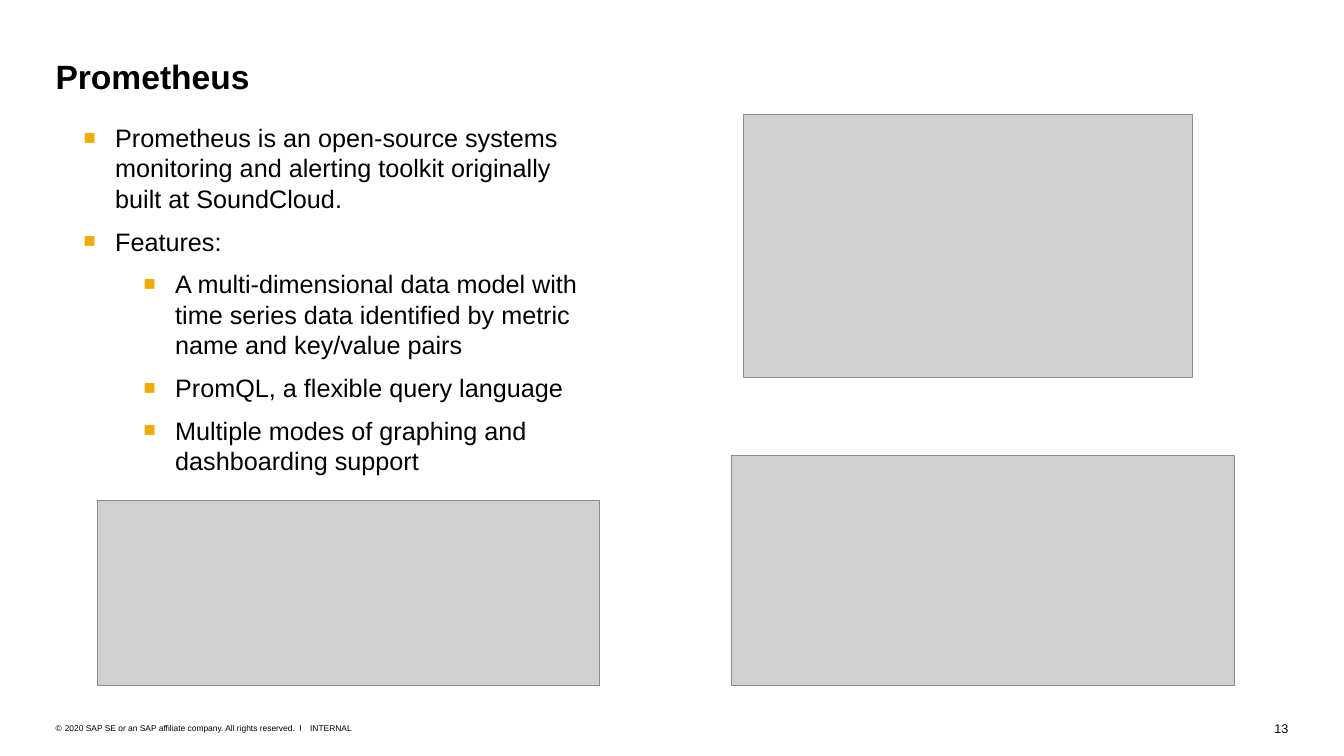
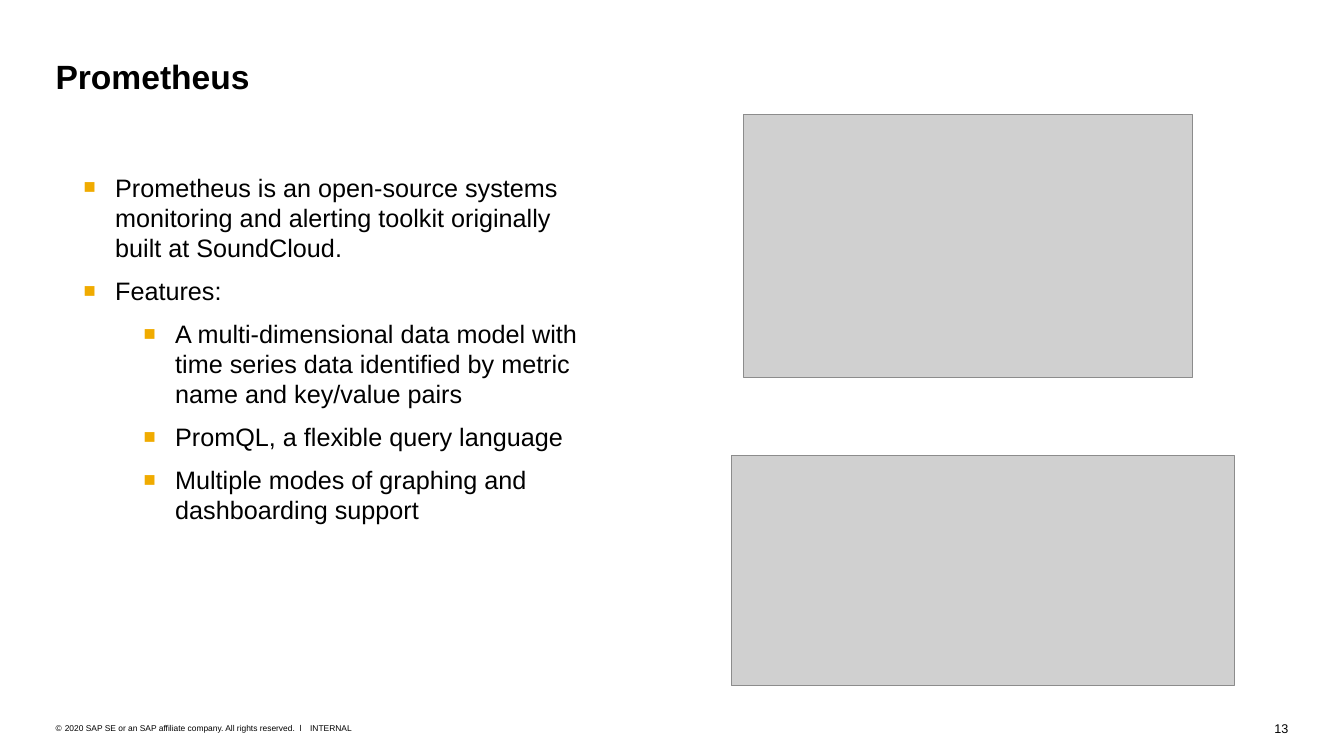
Before and after one commit to Voidkai/Survey_on_NoSQL, a slide deck: slide 13 of NoSQL/The_Survey_On_TSDB.pptx. Drawn at 1344x756 pixels with LibreOffice and Linux fonts; fonts in the diff are those of the drawing; grey boxes stand for pictures. Boxes give left, top, right and bottom in pixels: in the first picture for what was removed or moved away, otherwise in the second. Text is boxed around its words. In the diff, an @@ line names an element or a change of style, - is before the commit and + after.

Commit message:
Updated

```diff
--- a/NoSQL/The_Survey_On_TSDB.pptx
+++ b/NoSQL/The_Survey_On_TSDB.pptx
@@ text "Prometheus is an open-source systems ...": place and size @@
-text "Prometheus is an open-source systems ..." at box(115, 128, 577, 476)
+text "Prometheus is an open-source systems ..." at box(115, 178, 577, 525)
@@ picture removed at box(97, 501, 599, 686) @@
```
Also in this commit, not shown: 1 other slide changed, 1 slide added.
